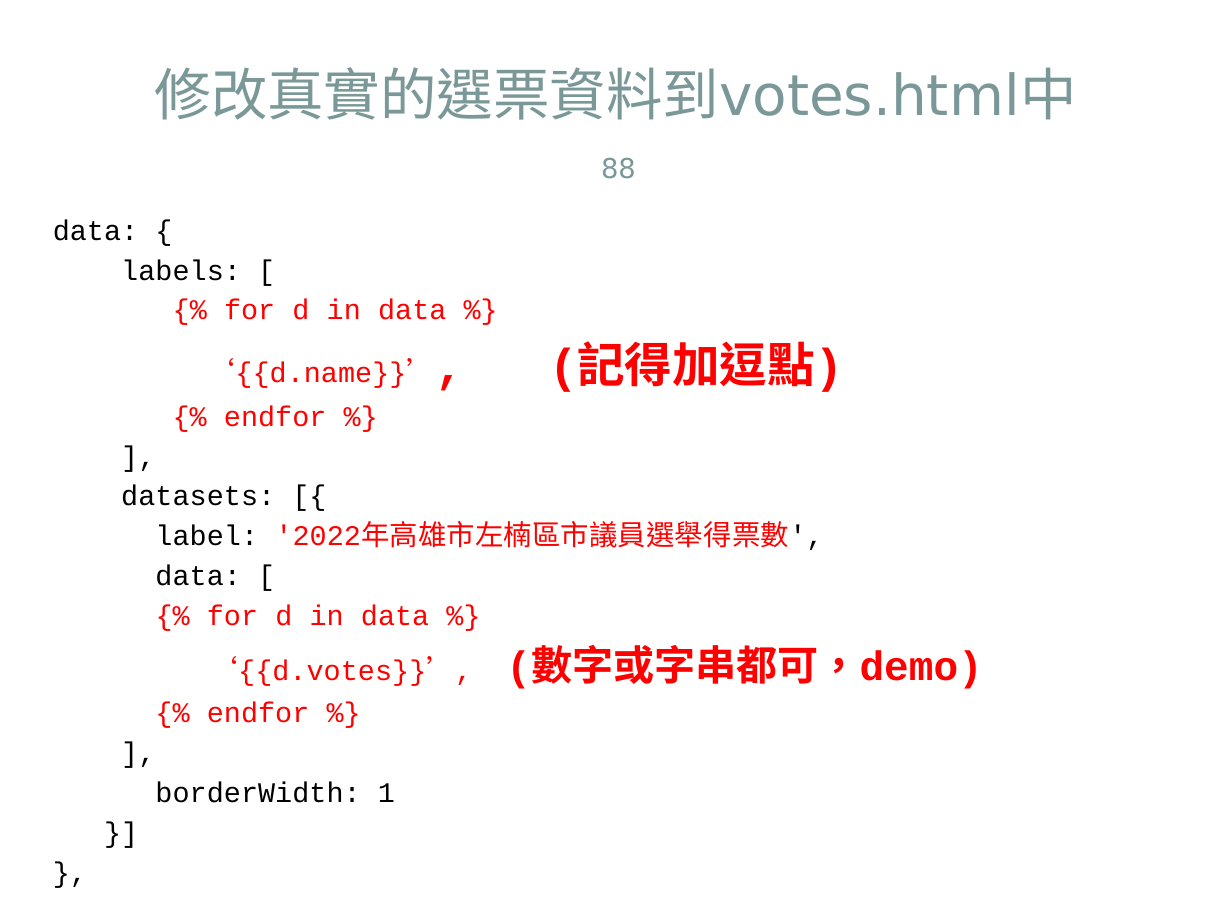
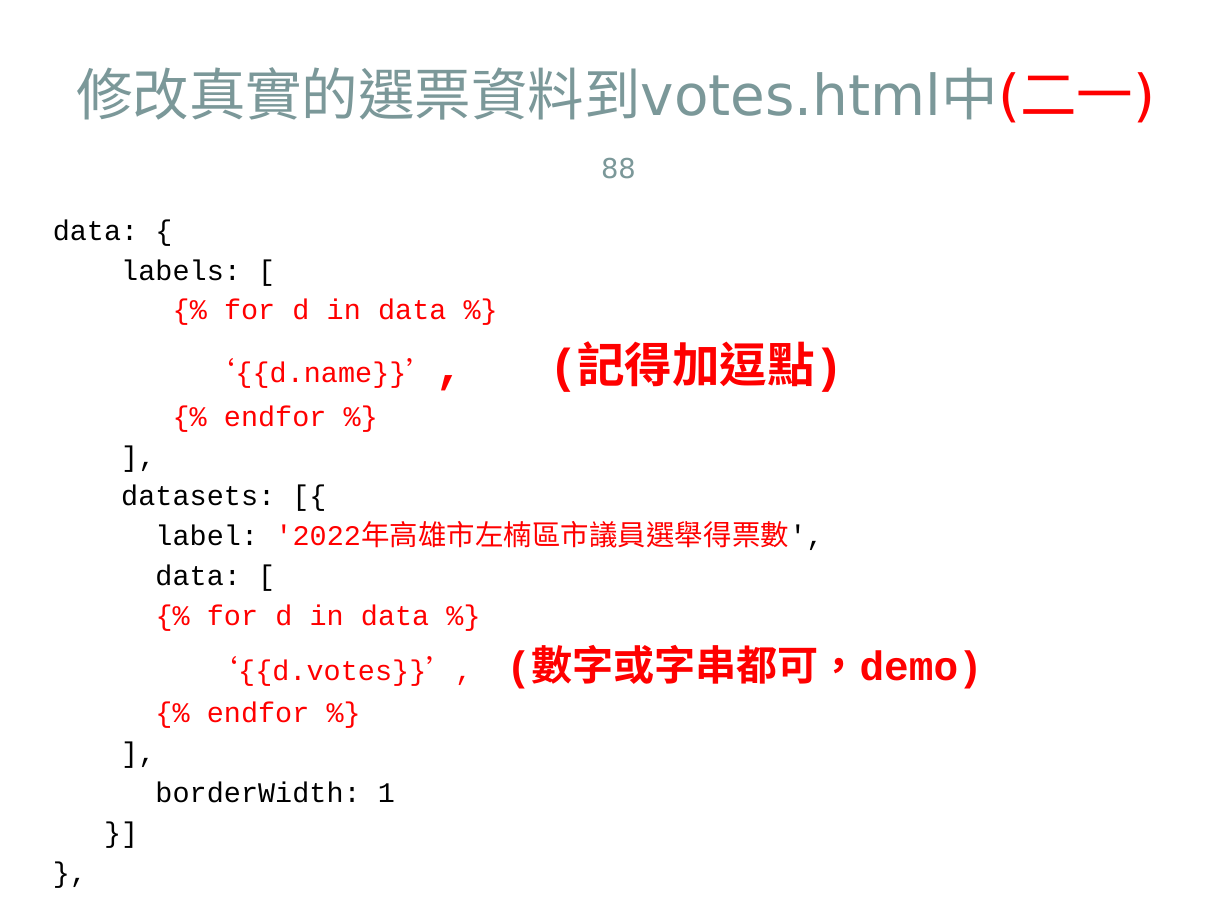
Before and after one commit to jacktea88/406django, a slide deck: slide 88 of ch09/Django4-ch09.pptx. Drawn at 1232x924 pixels with LibreOffice and Linux fonts; fonts in the diff are those of the drawing. Boxes give left, top, right and bottom in pixels: in the first picture for what was removed or moved away, otherwise in the second. Text is boxed around its words. In the diff, an @@ line names an element or a change of style, - is before the commit and + after.

```diff
--- a/ch09/Django4-ch09.pptx
+++ b/ch09/Django4-ch09.pptx
@@ title at (x1=76, y1=67, x2=1155, y2=123): text changed @@
-修改真實的選票資料到votes.html中
+修改真實的選票資料到votes.html中(二一)
```
Also in this commit, not shown: 22 other slides changed, 5 other files.
